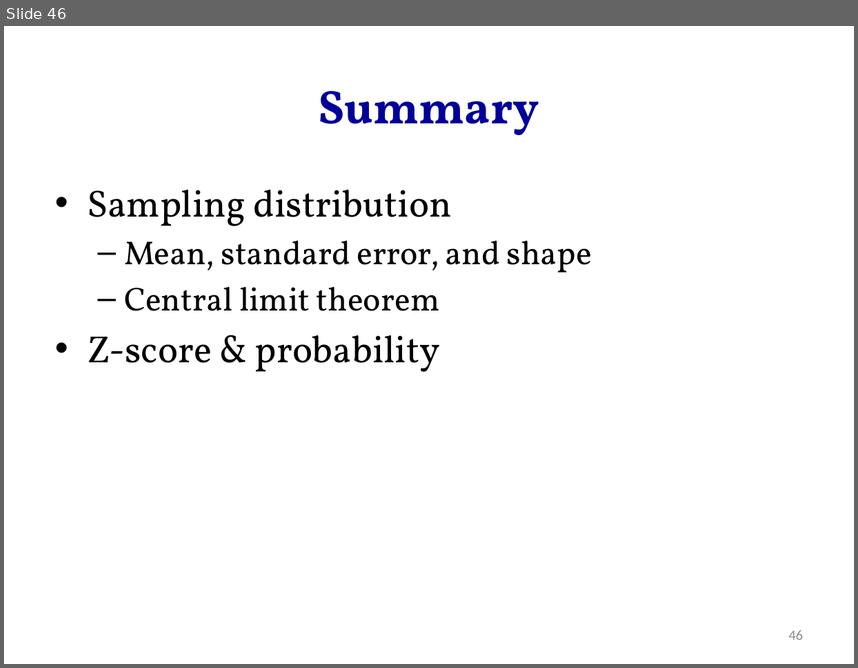
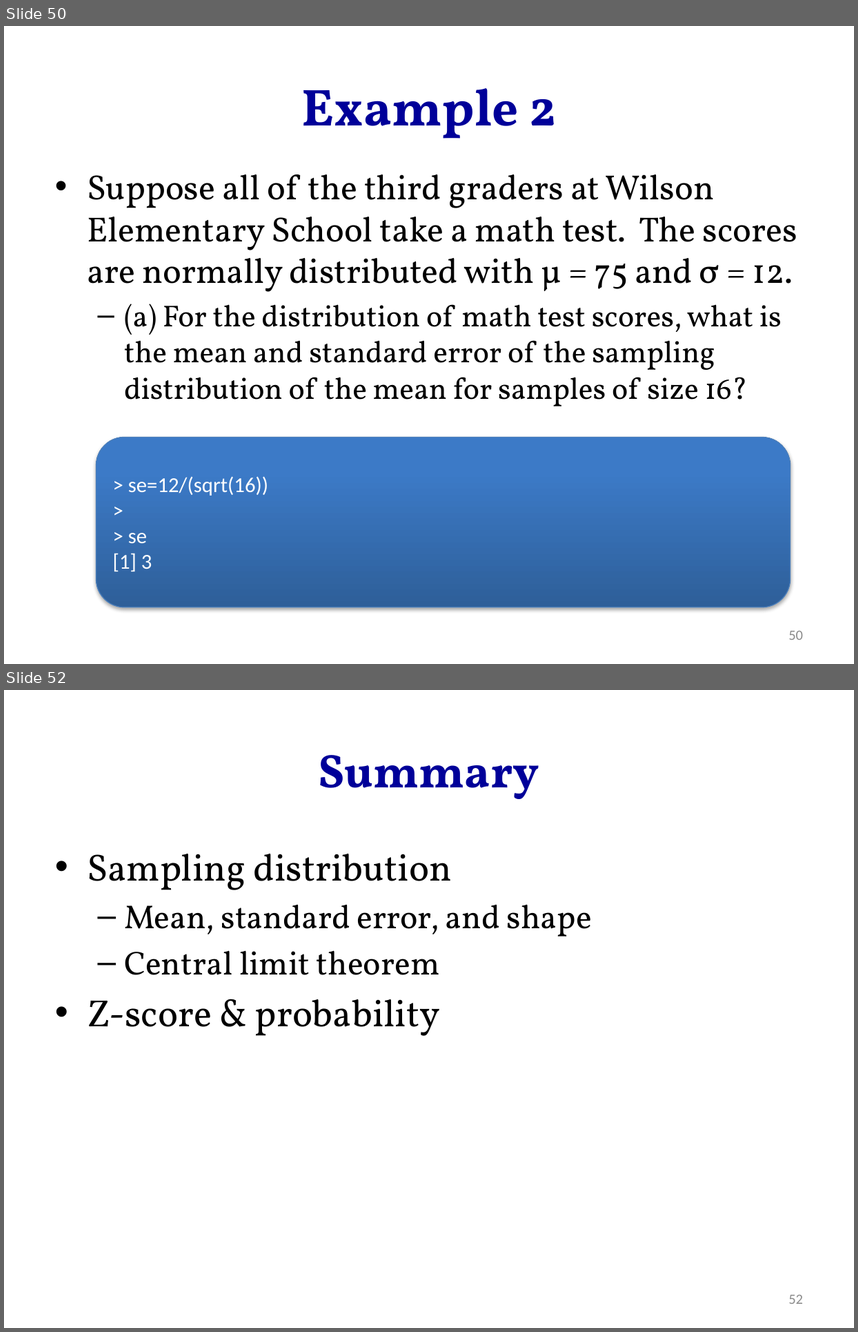
Before and after one commit to hejibo/Psychological-Statistics, a slide deck: Lecture 9_sampling distribution/Lecture 9_sampling distribution.pptx. Shown one above the other, each under a label of ours: slide 46 before the commit, slides 50 and 52 after it; the slides between them are not shown. The pictures are 858x668 and 858x1332 pixels, drawn with LibreOffice and Linux fonts; fonts in the diff are those of the drawing. Boxes give left, top, right and bottom in pixels: in the first picture for what was removed or moved away, otherwise in the second. Text is boxed around its words. In the diff, an @@ line names an element or a change of style, - is before the commit and + after.

```diff
--- a/Lecture 9_sampling distribution/Lecture 9_sampling distribution.pptx
+++ b/Lecture 9_sampling distribution/Lecture 9_sampling distribution.pptx
@@ slide 50 added at [4,26,854,664], background #FFFFFF @@
@@ title added at [301,88,556,138], 44 pt, text #000099, bold @@
+Example 2
@@ text added at [87,174,797,406], 25.6 pt, text #000000 @@
+• Suppose all of the third graders at Wilson Elementary School take a math test. The scores are normally distributed with μ = 75 and σ = 12.
+  – (a) For the distribution of math test scores, what is the mean and standard error of the sampling distribution of the mean for samples of size 16?
@@ rounded rectangle added at [96,437,791,606], fill gradient #2F5F99 to #3D7CC7 to #3A7CCB, outline #4B7EBC 0.75 pt, 18 pt, text #FFFFFF @@
+> se=12/(sqrt(16))
+>
+> se
+[1] 3
@@ page number added at [789,630,803,639], 12 pt, text #8C8C8C @@
+50
@@ what was slide 46 is now slide 52 @@
@@ page number at [789,1294,803,1303]: text changed @@
-46
+52
```
Also in this commit, not shown: 4 slides changed, 5 other slides added, 11 other files.
